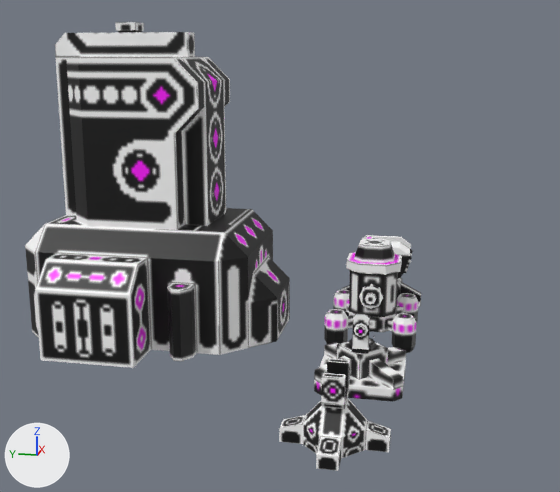
Two versions of the FBX model Assets/04.Models/Towers.fbx, one commit apart.
One viewpoint serves both versions: a 50 mm lens placed at (-9.42, -0.59, 3.01), pointed at (-1.94, 0.9, 1.15). Every picture has the same lights, and +X, +Y and +Z are marked at lower left. Where no turn or scale is listed for an object, it has been applied to the vertices.

The first picture shows 'Cannon.002', 'FlameThrower.001', 'FlameThrower.002', 'GatlingGun.001', 'GatlingGun.002', 'MainReactor', 'RocketLauncher.001', 'RocketLauncher.002'.
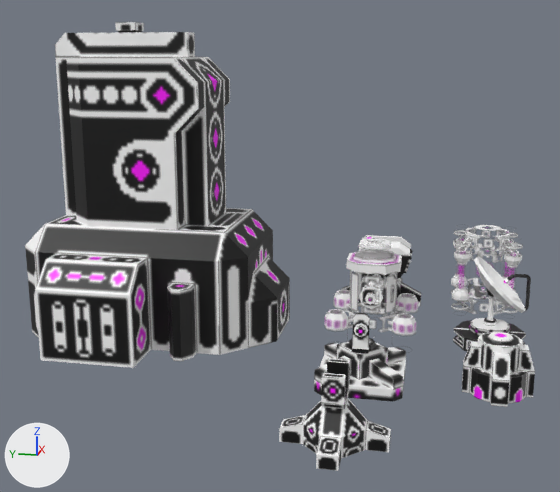
Commit message: feat : Util Towers

Where the newer file only moved an object's origin or applied its transform, the numbers keep the older frame.

Where the change shows, as pixel boxes (x1, y1, x2, y2) in the pictures (560 x 492 px):
'SubReactor', added
    after: (462, 332, 535, 407)
'FlameThrower.002', surface changed
    both: (347, 239, 402, 317)
'Healer.001', added
    after: (451, 225, 523, 315)
'FlameThrower.001', surface changed
    both: (324, 290, 418, 353)
'Overclocker.002', added
    after: (474, 256, 531, 326)
'Overclocker.001', added
    after: (453, 318, 526, 351)
part 1 of me_mainreactor, surface changed (black to grey)
    both: (178, 208, 252, 232)

Edits to the bpy script that builds the scene:
```text
Add img_subreactor_png:
    img_subreactor_png = load_image('SubReactor.png', '../02.Texture/Towers/SubReactor.png', 64, 64, 'sRGB')
Add img_overclocker_png:
    img_overclocker_png = load_image('Overclocker.png', '../02.Texture/Towers/Overclocker.png', 64, 64, 'sRGB')
Add img_healer_png:
    img_healer_png = load_image('Healer.png', '../02.Texture/Towers/Healer.png', 64, 64, 'Non-Color')
Change mat_flamethrower:
    add n3 = _N.new('ShaderNodeTexImage'); n3.name = 'Image Texture.001'
    add n3.image = img_flamethrower_png
    where n0 = _N.new('ShaderNodeBsdfPrincipled'); n0.name = 'Principled BSDF'
    add _L.new(n3.outputs[0], n0.inputs[4])  # 'Color' to 'Alpha'
Add mat_subreactor:
    mat_subreactor = principled_material('SubReactor')
    mat_subreactor.texture = img_subreactor_png
Add mat_overclocker:
    mat_overclocker = principled_material('Overclocker')
    mat_overclocker.texture = img_overclocker_png
Add mat_healer:
    mat_healer = bpy.data.materials.new('Healer')
    # uses the picture img_healer_png
Change me_mainreactor:
    where me_mainreactor.from_pydata(...)  # 274 vertices, 276 faces; spans x -1.37..1.38, y -1.5..1.25, z 0.0..3.38
    used by ob_mainreactor; location = (-1.25, 2.5, 0.0)
    me_mainreactor part 1: texture (UV) coordinates of 5 of 276 faces, centred in x -0.5..0.5, y -0.88..-0.63, z 1.25, changed; they spanned u 0.95..1.02, v 0.3..0.48 and now span u 0.72..0.8, v 0.25..0.44
Add me_subreactor:
    me_subreactor.from_pydata(...)  # 109 vertices, 104 faces; spans x -0.312..0.312, y -0.312..0.312, z 0.0..0.55
    me_subreactor.materials.append(mat_subreactor)  # picture img_subreactor_png
Add me_overclocker_001:
    me_overclocker_001.from_pydata(...)  # 81 vertices, 76 faces; spans x -0.375..0.375, y -0.375..0.375, z 0.0..0.225
    me_overclocker_001.materials.append(mat_overclocker)  # picture img_overclocker_png
Add me_healer_001:
    me_healer_001.from_pydata(...)  # 484 vertices, 436 faces; spans x -0.391..0.391, y -0.385..0.385, z 0.0..1.01
    me_healer_001.materials.append(mat_healer)
Add me_overclocker_002:
    me_overclocker_002.from_pydata(...)  # 177 vertices, 170 faces; spans x -0.375..0.375, y -0.384..0.206, z 0.0..0.726
    me_overclocker_002.materials.append(mat_overclocker)  # picture img_overclocker_png
Add ob_subreactor:
    ob_subreactor = bpy.data.objects.new('SubReactor', me_subreactor)
    ob_subreactor.location = (-2.5, -1.25, 0.0)
Add ob_overclocker_001:
    ob_overclocker_001 = bpy.data.objects.new('Overclocker.001', me_overclocker_001)
    ob_overclocker_001.location = (-1.25, -1.25, 0.0)
Add ob_healer_001:
    ob_healer_001 = bpy.data.objects.new('Healer.001', me_healer_001)
    ob_healer_001.location = (0.0, -1.25, 0.0)
Add ob_overclocker_002:
    ob_overclocker_002 = bpy.data.objects.new('Overclocker.002', me_overclocker_002)
    ob_overclocker_002.location = (-1.25, -1.25, 0.225)
```
